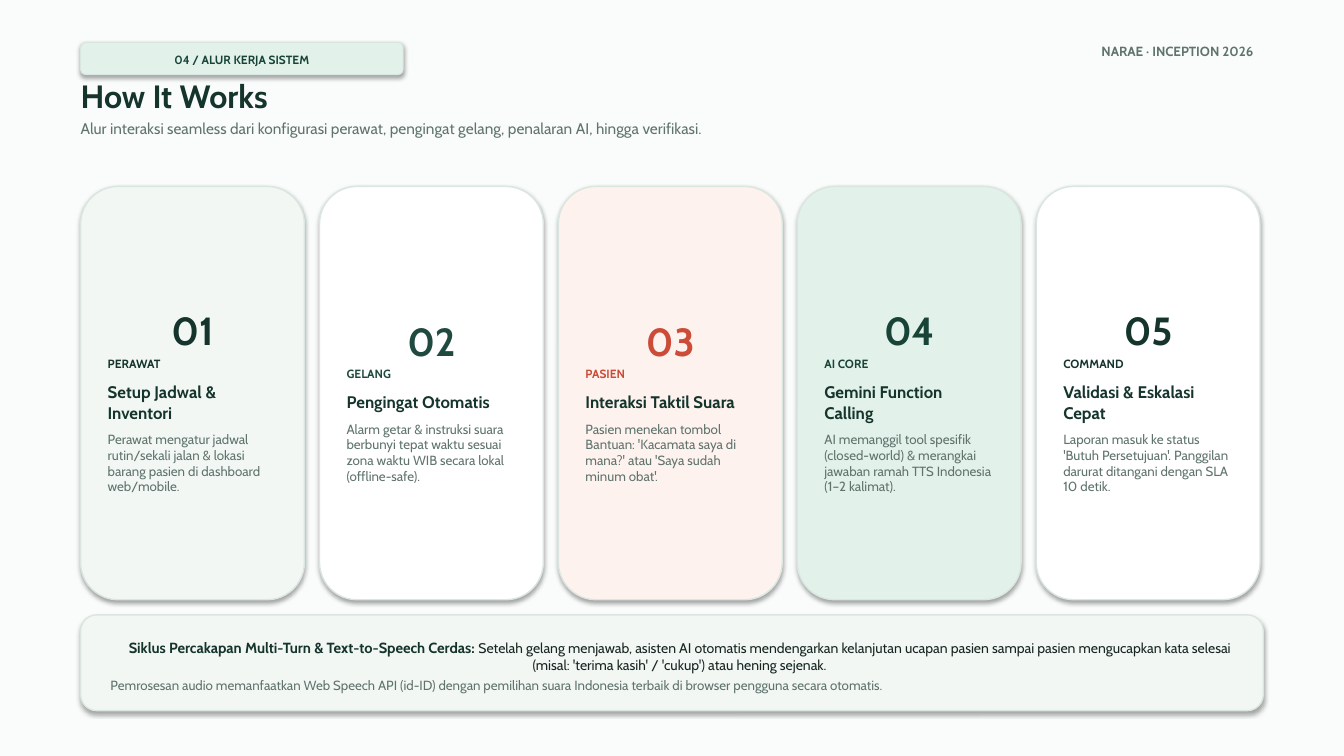
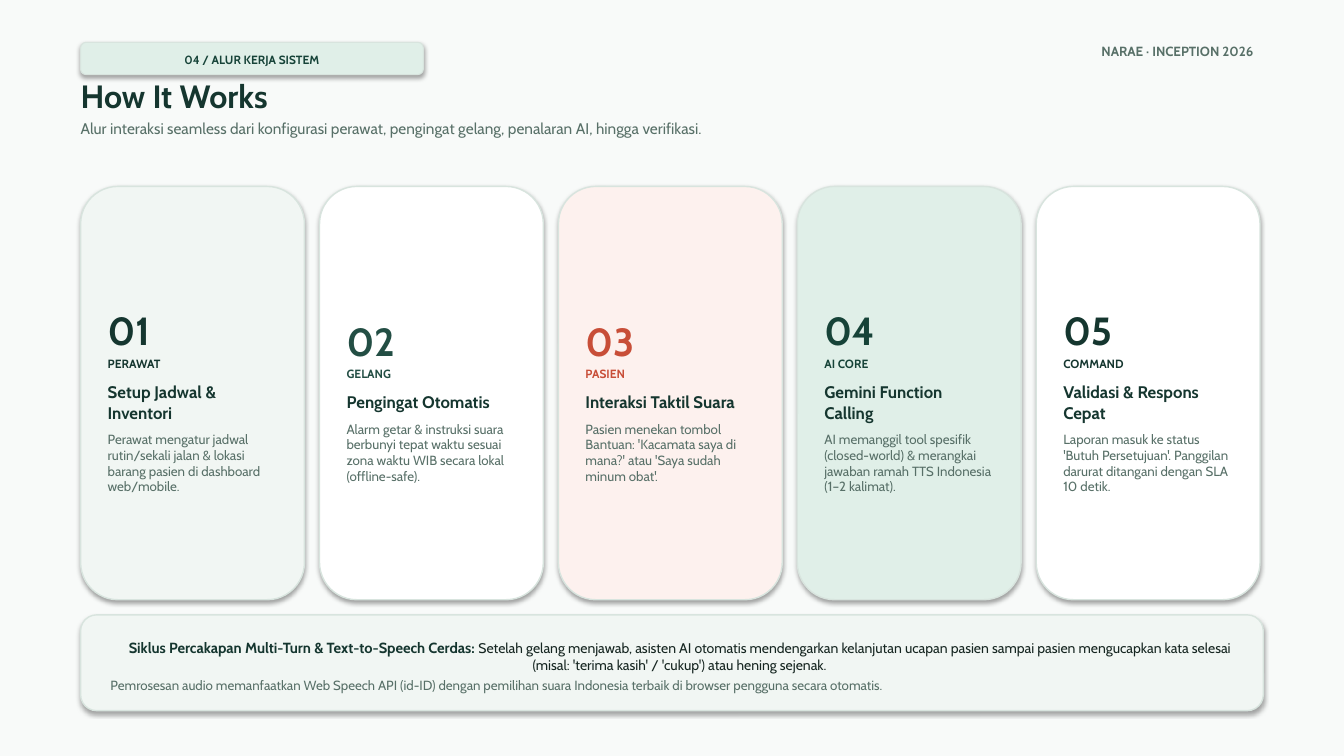
Before and after one commit to MichaelB232/narae, a slide deck: slide 5 of NARAE_Pitch_Deck.pptx. Drawn at 1344x756 pixels with LibreOffice and Linux fonts; fonts in the diff are those of the drawing. Boxes give left, top, right and bottom in pixels: in the first picture for what was removed or moved away, otherwise in the second. Text is boxed around its words. In the diff, an @@ line names an element or a change of style, - is before the commit and + after.

```diff
--- a/NARAE_Pitch_Deck.pptx
+++ b/NARAE_Pitch_Deck.pptx
@@ rectangle at [0, 0, 1344, 756]: fill #FAFCFB to #F8FAF9 @@
@@ rounded rectangle "04 / ALUR KERJA SISTEM": place and size @@
-rounded rectangle "04 / ALUR KERJA SISTEM" at [81, 42, 403, 75]
+rounded rectangle "04 / ALUR KERJA SISTEM" at [81, 42, 423, 75]
@@ rounded rectangle "04 / ALUR KERJA SISTEM" at [81, 42, 423, 75]: text colour #184438 to #164338; fill #E2F1EA to #E0EFE8; outline #DAE6E0 0.75 pt to #D8E4DE 0.75 pt @@
@@ text "How It Works" at [81, 84, 702, 138]: text colour #14342C to #15362F in "How It Works"; text colour #60746D to #587068 in "Alur interaksi seamless dari konfigurasi perawat, pengingat ..." @@
@@ rounded rectangle "01" at [81, 187, 304, 600]: text colour #14342C to #15362F in "01", "PERAWAT", "Setup Jadwal & Inventori"; text colour #60746D to #587068 in "Perawat mengatur jadwal rutin/sekali jalan & lokasi ..."; alignment centre to left; fill #F2F7F4 to #F1F6F3; outline #DAE6E0 1 pt to #D8E4DE 1 pt @@
@@ rounded rectangle "02" at [320, 187, 543, 600]: text colour #204A40 to #234E44 in "02", "GELANG"; text colour #14342C to #15362F in "Pengingat Otomatis"; text colour #60746D to #587068 in "Alarm getar & instruksi suara berbunyi tepat ..."; alignment centre to left; outline #DAE6E0 1 pt to #D8E4DE 1 pt @@
@@ rounded rectangle "03" at [559, 187, 782, 600]: text colour #CC4C38 to #C84E38 in "03", "PASIEN"; text colour #14342C to #15362F in "Interaksi Taktil Suara"; text colour #60746D to #587068 in "Pasien menekan tombol Bantuan: 'Kacamata saya di ..."; alignment centre to left; fill #FEF2EF to #FDF1EE; outline #DAE6E0 1 pt to #D8E4DE 1 pt @@
@@ rounded rectangle "04" at [798, 187, 1021, 600]: text colour #184438 to #164338 in "04", "AI CORE"; text colour #14342C to #15362F in "Gemini Function Calling"; text colour #60746D to #587068 in "AI memanggil tool spesifik (closed-world) & merangkai ..."; alignment centre to left; fill #E2F1EA to #E0EFE8; outline #DAE6E0 1 pt to #D8E4DE 1 pt @@
@@ rounded rectangle "05" at [1036, 187, 1260, 600]: outline #DAE6E0 1 pt to #D8E4DE 1 pt @@
@@ text in rounded rectangle at [1063, 317, 1229, 491]: text colour #14342C to #15362F in "05", "COMMAND"; text colour #60746D to #587068 in "Laporan masuk ke status 'Butuh Persetujuan'. Panggilan ..."; alignment centre to left @@
@@ text in rounded rectangle at [1063, 385, 1199, 423]: text changed; text colour #14342C to #15362F @@
-Validasi & Eskalasi Cepat
+Validasi & Respons Cepat
```
Also in this commit, not shown: 8 other slides changed, 3 other files.
